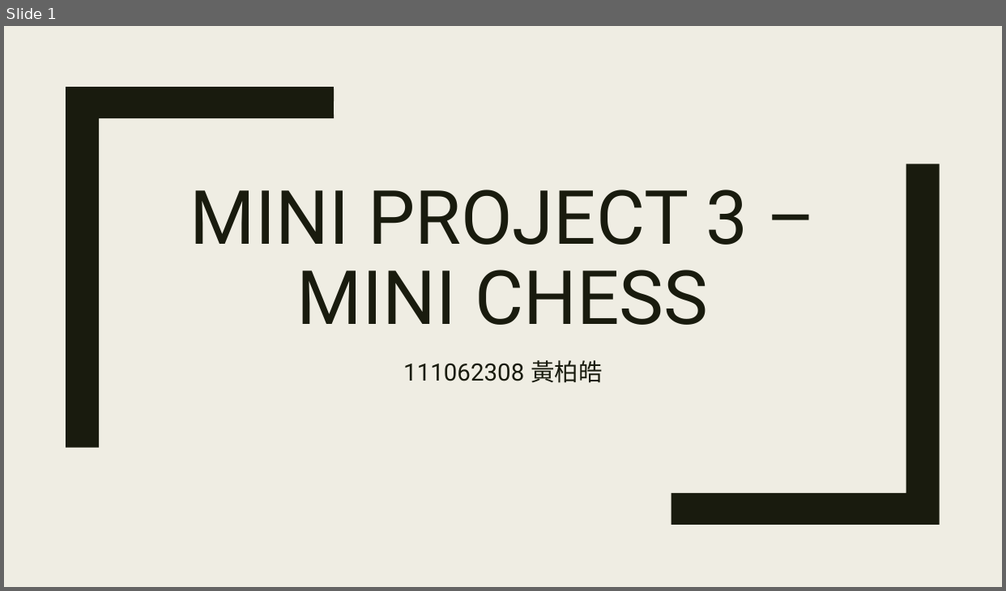
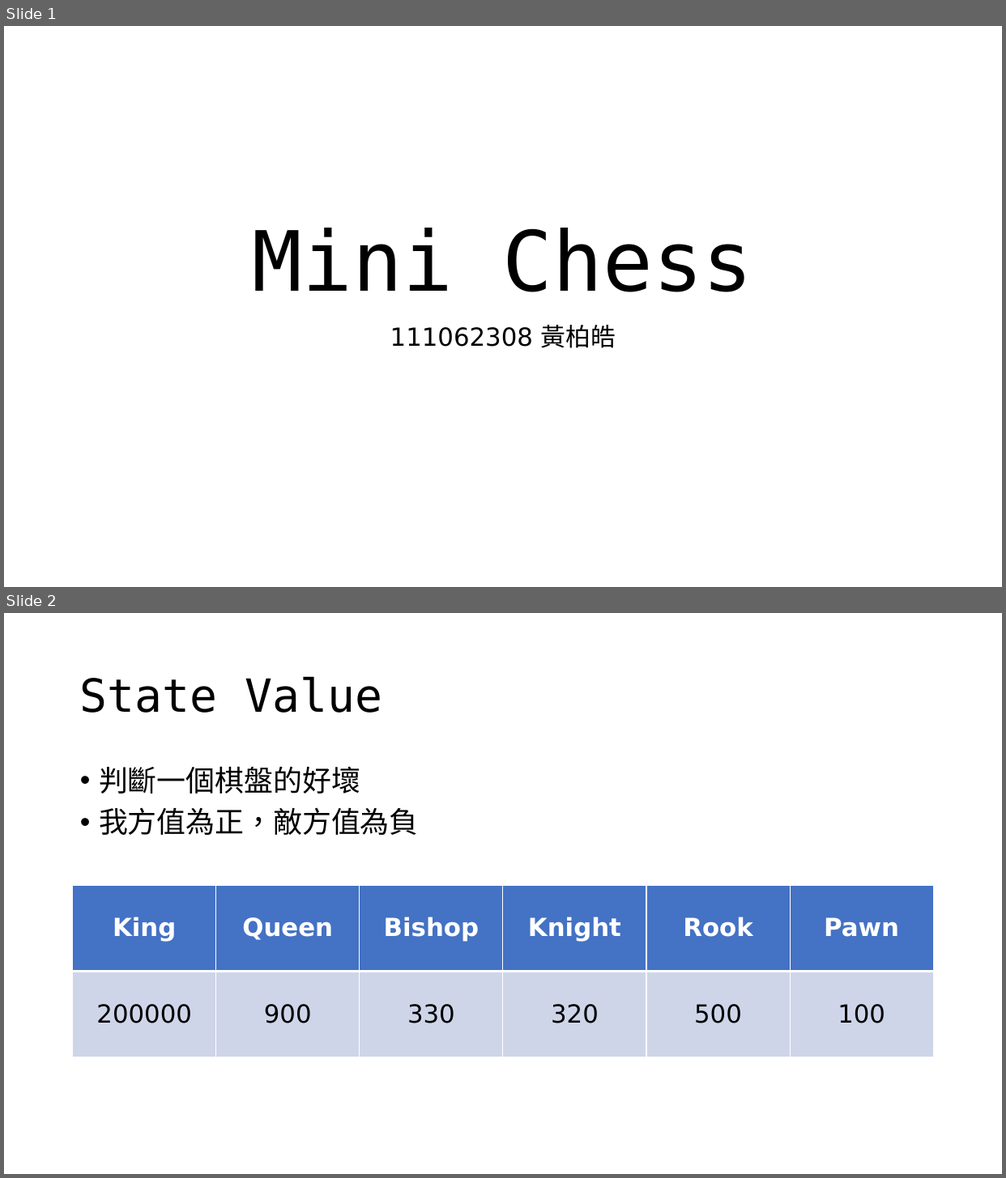
Before and after one commit to roywatermelon11370/Mini-project-3-Mini-chess, a slide deck: document/Report.pptx. Shown one above the other, each under a label of ours: slide 1 before the commit, slides 1 and 2 after it. The pictures are 1006x591 and 1006x1178 pixels, drawn with LibreOffice and Linux fonts; fonts in the diff are those of the drawing. Boxes give left, top, right and bottom in pixels: in the first picture for what was removed or moved away, otherwise in the second. Text is boxed around its words. In the diff, an @@ line names an element or a change of style, - is before the commit and + after.

```diff
--- a/document/Report.pptx
+++ b/document/Report.pptx
@@ slide 2 added at <box>4,613,1002,1174</box>, background #FFFFFF @@
@@ title added at <box>80,676,383,713</box>, 44 pt, text #000000 @@
+State Value
@@ text added at <box>99,766,419,835</box>, 28 pt, text #000000 @@
+• 判斷一個棋盤的好壞
+• 我方值為正，敵方值為負
@@ table added at <box>73,885,936,1058</box>, 2 rows, 6 columns @@
+King | Queen | Bishop | Knight | Rook | Pawn
+200000 | 900 | 330 | 320 | 500 | 100
@@ slide 1 changed as well @@
@@ background #EFEDE3 to #FFFFFF @@
@@ freeform shape removed at <box>66,87,334,447</box> @@
@@ freeform shape removed at <box>671,164,940,525</box> @@
@@ title at <box>253,228,753,292</box>: text changed; size 72 to 80 pt; font Roboto to DejaVu Sans Mono; text colour #191B0E to #000000 @@
-MINI PROJECT 3 – MINI CHESS
+Mini Chess
@@ subtitle "111062308 黃柏皓": place and size @@
-subtitle "111062308 黃柏皓" at <box>403,361,603,383</box>
+subtitle "111062308 黃柏皓" at <box>390,325,616,348</box>
@@ subtitle "111062308 黃柏皓" at <box>390,325,616,348</box>: size 23 to 24 pt, font Roboto to DejaVu Sans, text colour #191B0E to #000000; line spacing 1.12 to 0.9; more space between paragraphs @@
```
Also in this commit, not shown: 1 other slide changed, 2 other slides added, 9 other files.
